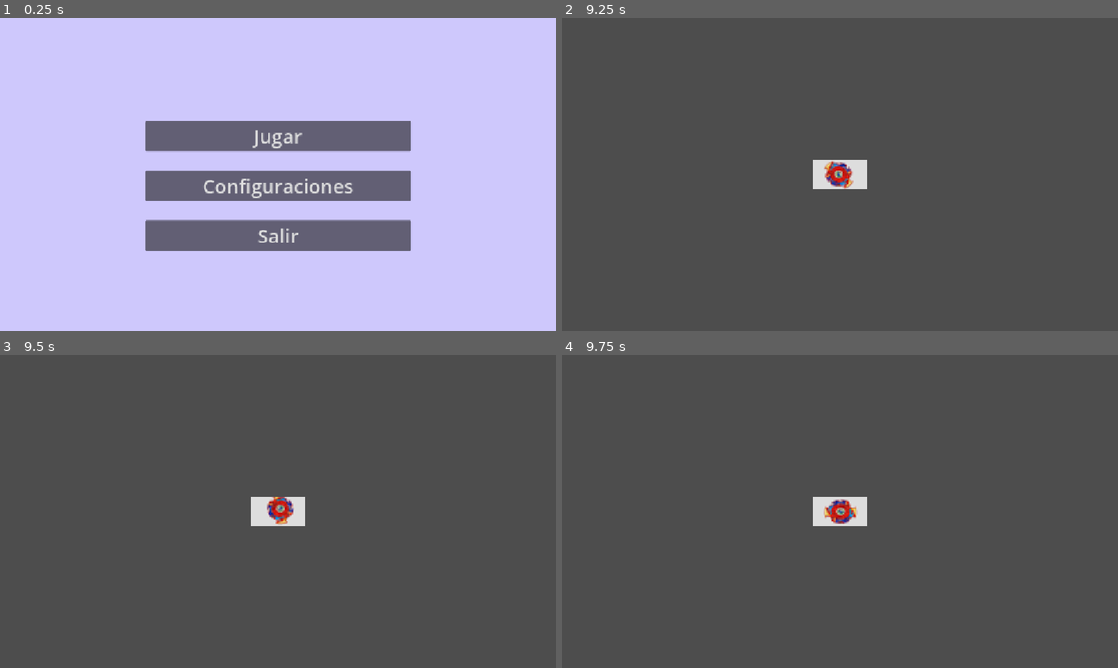
Above: before the commit, frames 1-4 (two rows, left to right).
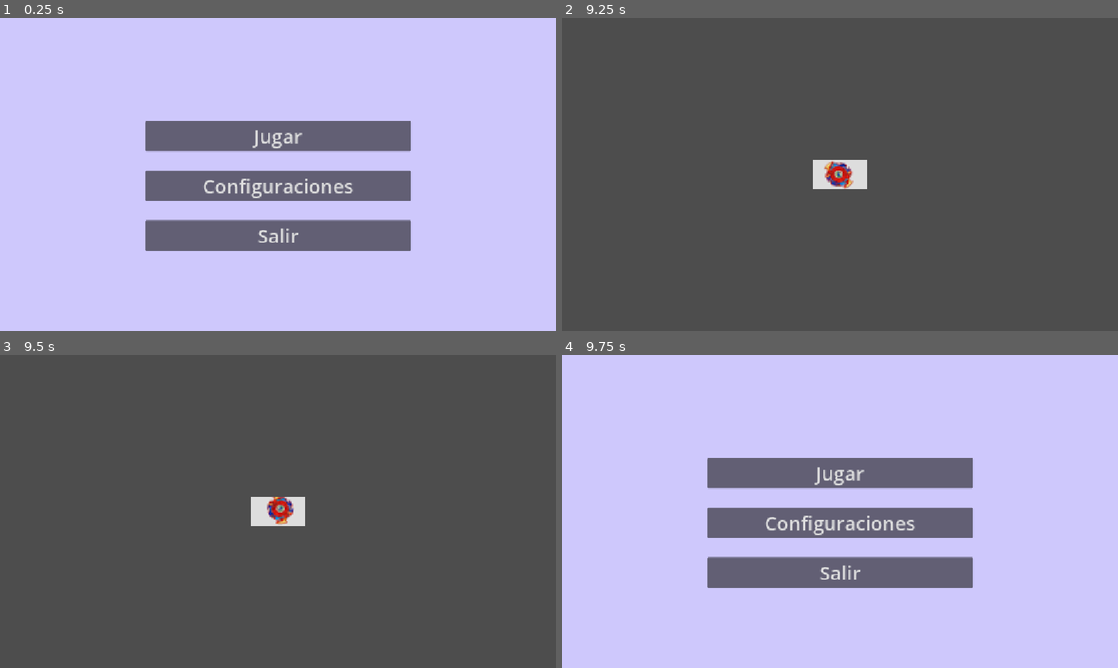
Above: after the commit, the same moments.

Repository: Bakudi/Jam_Juniperdev-spin
Game: Godot game, scene res://Scenes/menu.tscn
Two runs of this game, one before a commit and one after it. Both use one fixed random seed, a clock stepped at 60 frames per second and the inputs below. Sound files missing from this copy of the repository are replaced by a short silence.
Inputs:
- Up to frame 1 (0.25 s): no input
- Up to frame 2 (9.25 s): click "Jugar" at 0.5 s; tap Enter at 1.25 s; tap A (A) at 1.35 s; tap B (B) at 1.55, 2.1 s; tap Space (Iniciar) at 2 s; tap C (C) at 2.3, 2.85 s; tap D (D) at 3.05, 3.6 s; tap E (E) at 3.8, 4.35 s; tap G (G) at 4.55, 5.1 s; tap I (I) at 5.3, 5.85 s; tap L (L) at 6.05, 6.6 s; tap M (M) at 6.8, 7.35 s; tap P (P) at 7.55, 8.1 s; tap S (S) at 8.3, 8.85 s; tap T (T) at 9.05 s
- Up to frame 3 (9.5 s): no input
- Up to frame 4 (9.75 s): tap T (T) at 9.6 s

Frames 1-3 are identical in both runs. In frame 4, 100% of the frame differs, in the area x 0-100%, y 0-100%.
Error after the commit: Cannot call method 'create_timer' on a null value. (res://Scenes/Player/logica_tiempo.gd:158)

Commit message:
add: Sonidos Bey + pruebas Vida

Diff:
--- a/Scenes/Player/logica_tiempo.gd
+++ b/Scenes/Player/logica_tiempo.gd
@@ -75,7 +75,7 @@
 	if $Global_Timer.time_left <= 0:
 		return
 	#print($Input_Timer.time_left)
-	#print(arreglo_utilizado,random_start)
+	print(arreglo_utilizado,random_start)
 	var en_ventana: bool = $Input_Timer.time_left > 0
 	#Avisar la tecla a la persona - Pendiente
 	for tecla in arreglo_utilizado:
@@ -95,19 +95,46 @@
 					perder_vida()
 
 
+#func _iniciar_con_animacion() -> void:
+	#animacion_inicio.visible = true
+	#animacion_inicio.play("idle")
+	#await animacion_inicio.animation_finished
+	#animacion_inicio.visible = false
+	#nivel_actual_instancia.get_node("AnimatedSprite2D").play("idle")
+	#$Global_Timer.start()
+	#await get_tree().create_timer(1).timeout
+	#audio_actual = audios[nivel_actual_index]
+	#var duracion_deseada: float = $Input_Timer.wait_time
+	#var duracion_original: float = audio_actual.stream.get_length()
+	#var nueva_velocidad: float = duracion_original / duracion_deseada
+	#audio_actual.pitch_scale = nueva_velocidad
+	#audio_actual.play()
+	#$Input_Timer.start()
+
 func _iniciar_con_animacion() -> void:
 	animacion_inicio.visible = true
 	animacion_inicio.play("idle")
 	await animacion_inicio.animation_finished
 	animacion_inicio.visible = false
+
 	nivel_actual_instancia.get_node("AnimatedSprite2D").play("idle")
 	$Global_Timer.start()
 	await get_tree().create_timer(1).timeout
+
 	audio_actual = audios[nivel_actual_index]
 	var duracion_deseada: float = $Input_Timer.wait_time
 	var duracion_original: float = audio_actual.stream.get_length()
 	var nueva_velocidad: float = duracion_original / duracion_deseada
+
+	# 1. Modificamos la velocidad física del audio
 	audio_actual.pitch_scale = nueva_velocidad
+
+	# 2. Corregimos el tono usando el efecto del bus personalizado
+	var bus_index = AudioServer.get_bus_index("PitchShift")
+	var efecto_pitch = AudioServer.get_bus_effect(bus_index, 0)
+	efecto_pitch.pitch_scale = 1.0 / nueva_velocidad
+
+	# 3. Le damos play al audio y al timer
 	audio_actual.play()
 	$Input_Timer.start()
 
@@ -130,29 +157,18 @@
 			nivel_actual_instancia.get_node("AnimatedSprite2D").play("idle")
 			await get_tree().create_timer(randomStart_Await).timeout
 			sum_randomStart()
-			match nivel_actual_index:
-				0:$Audio_Beyblade.play()
-				1:$Audio_Bruja.play()
-				2:$Audio_gato.play()
-				3:$Audio_Spinner.play()
-				4:$Audio_Ventilador.play()
+			audio_actual.play()
 			$Input_Timer.start()
 			return
 		sum_randomStart()
 		input_registrado = false
 		await get_tree().create_timer(randomStart_Await).timeout
-		match nivel_actual_index:
-			0:$Audio_Beyblade.play()
-			1:$Audio_Bruja.play()
-			2:$Audio_gato.play()
-			3:$Audio_Spinner.play()
-			4:$Audio_Ventilador.play()
+		audio_actual.play()
 		$Input_Timer.start()
 
 
 func sum_randomStart():
 	if random_start >= arreglo_utilizado.size() - 1:
-		print("hace el random start -----------------------------------")
 		random_start = 0
 	else:
 		random_start += 1
--- a/Scenes/Player/node_2d.tscn
+++ b/Scenes/Player/node_2d.tscn
@@ -97,18 +97,23 @@
 
 [node name="Audio_Spinner" type="AudioStreamPlayer" parent="." unique_id=1702583186]
 stream = ExtResource("4_tuho4")
+bus = &"PitchShift"
 
 [node name="Audio_Bruja" type="AudioStreamPlayer" parent="." unique_id=1829071616]
 stream = ExtResource("5_o2t4y")
+bus = &"PitchShift"
 
 [node name="Audio_Beyblade" type="AudioStreamPlayer" parent="." unique_id=441783603]
 stream = ExtResource("6_ahfwm")
+bus = &"PitchShift"
 
 [node name="Audio_Ventilador" type="AudioStreamPlayer" parent="." unique_id=1199461472]
 stream = ExtResource("7_swaqo")
+bus = &"PitchShift"
 
 [node name="Audio_gato" type="AudioStreamPlayer" parent="." unique_id=1261962308]
 stream = ExtResource("8_0si0g")
+bus = &"PitchShift"
 
 [connection signal="timeout" from="Global_Timer" to="." method="_on_global_timer_timeout"]
 [connection signal="timeout" from="Input_Timer" to="." method="_on_input_timer_timeout"]
--- /dev/null
+++ b/default_bus_layout.tres
@@ -0,0 +1,14 @@
+[gd_resource type="AudioBusLayout" format=3 uid="uid://brqiuopg2hw1l"]
+
+[sub_resource type="AudioEffectPitchShift" id="AudioEffectPitchShift_j3pel"]
+resource_name = "PitchShift"
+
+[resource]
+bus/1/name = &"PitchShift"
+bus/1/solo = false
+bus/1/mute = false
+bus/1/bypass_fx = false
+bus/1/volume_db = 0.0
+bus/1/send = &"Master"
+bus/1/effect/0/effect = SubResource("AudioEffectPitchShift_j3pel")
+bus/1/effect/0/enabled = true
--- a/puntuacion_Vidas.gd
+++ b/puntuacion_Vidas.gd
@@ -4,13 +4,11 @@
 var vida: int = 3
 
 func iniciar_juego():
-	vida = 200
+	vida = 3
 	puntuacion = 0
 
 func bajarVidas():
 	vida -= 1
-	if vida <=0:
-		reiniciar()
 	pass
 
 func subirPuntuacion():
Not shown, added: Scenes/Levels/Sounds/Sonido_ChoqueBey.wav.import
Not shown, added: Scenes/Levels/Sounds/Sonido_LanzarBey.wav.import
Not shown, added: Scenes/Levels/Sounds/Sonido_MovimientoBey.wav.import
Not shown, added: Scenes/Levels/Sounds/Sonido_ChoqueBey.wav
Not shown, added: Scenes/Levels/Sounds/Sonido_LanzarBey.wav
Not shown, added: Scenes/Levels/Sounds/Sonido_MovimientoBey.wav
